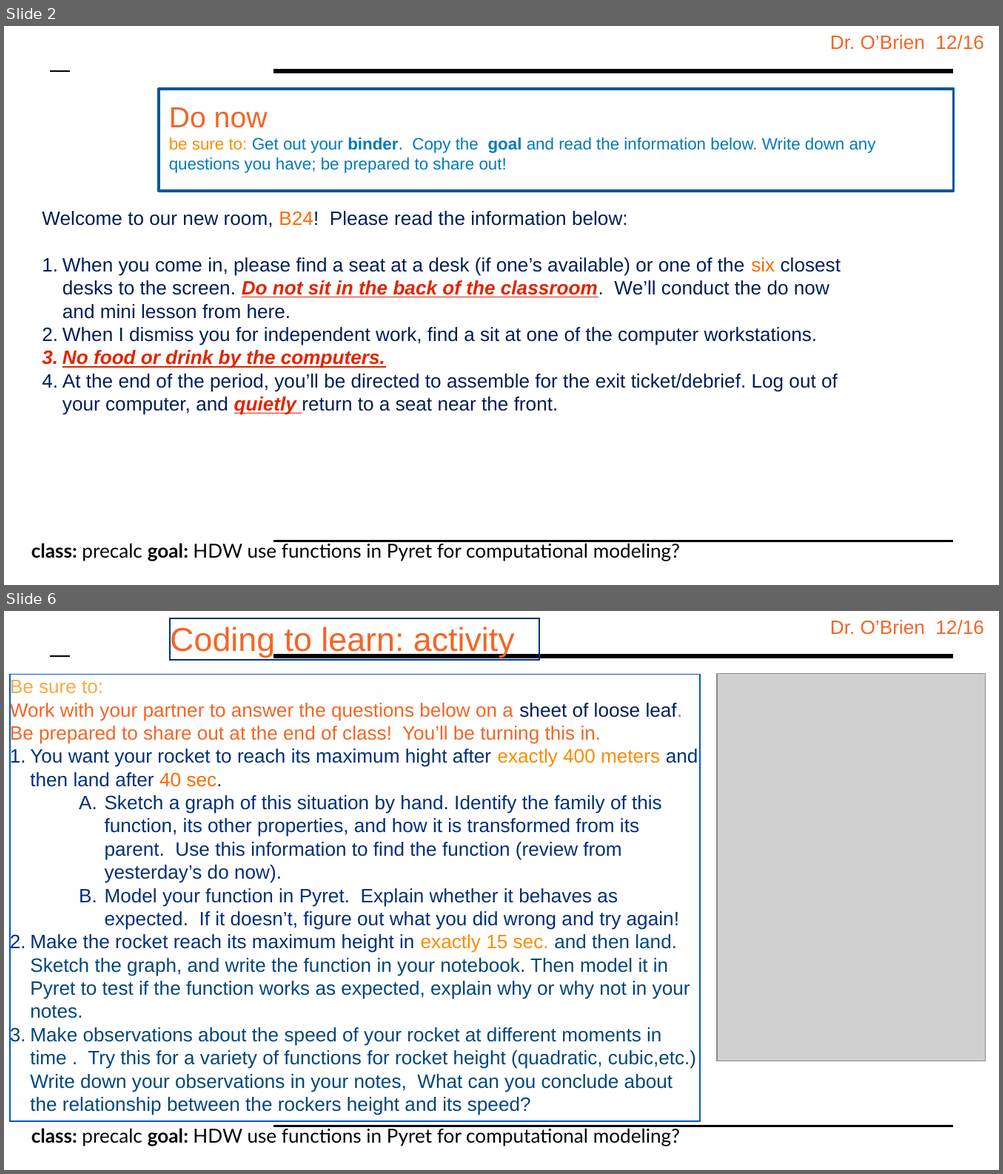
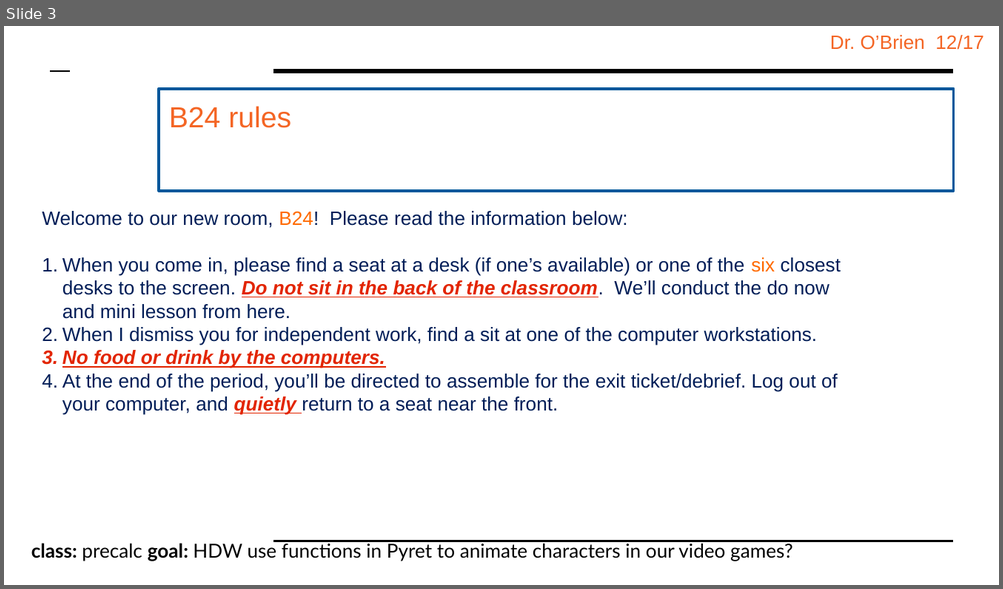
Before and after one commit to cobrien87/work, a slide deck: print/Precal_13_4.pptx. Shown one above the other, each under a label of ours: slides 2 and 6 before the commit, slide 3 after it; the slides between them are not shown. The pictures are 1003x1174 and 1003x589 pixels, drawn with LibreOffice and Linux fonts; fonts in the diff are those of the drawing; grey boxes stand for pictures; background and template pictures are left out. Boxes give left, top, right and bottom in pixels: in the first picture for what was removed or moved away, otherwise in the second. Text is boxed around its words. In the diff, an @@ line names an element or a change of style, - is before the commit and + after.

```diff
--- a/print/Precal_13_4.pptx
+++ b/print/Precal_13_4.pptx
@@ slide 6 removed at bbox=[4, 611, 999, 1170], background #FFFFFF; not listed: 5 template elements that a slide beside it also shows @@
@@ rectangle removed at bbox=[170, 618, 539, 660] @@
-Coding to learn: activity
@@ rectangle removed at bbox=[10, 675, 699, 1122] @@
-Be sure to:
-Work with your partner to answer the questions below on a sheet of loose leaf. Be prepared to share out at the end of class! You’ll be turning this in.
-1. You want your rocket to reach its maximum hight after exactly 400 meters and then land after 40 sec.
-  A. Sketch a graph of this situation by hand. Identify the family of this function, its other properties, and how it is transformed from its parent. Use this information to find the function (review from yesterday’s do now).
-  B. Model your function in Pyret. Explain whether it behaves as expected. If it doesn’t, figure out what you did wrong and try again!
-2. Make the rocket reach its maximum height in exactly 15 sec. and then land. Sketch the graph, and write the function in your notebook. Then model it in Pyret to test if the function works as expected, explain why or why not in your notes.
-3. Make observations about the speed of your rocket at different moments in time . Try this for a variety of functions for rocket height (quadratic, cubic,etc.) Write down your observations in your notes, What can you conclude about the relationship between the rockers height and its speed?
@@ picture removed at bbox=[716, 674, 984, 1062] @@
@@ what was slide 2 is now slide 3 @@
@@ slide 3 changed as well @@
@@ text at bbox=[830, 35, 983, 50]: text changed @@
-Dr. O’Brien 12/16
+Dr. O’Brien 12/17
@@ title at bbox=[169, 106, 291, 128]: text changed; size 12 to 21 pt; text colour #007ABA to #F46524 @@
-Do now
-be sure to: Get out your binder. Copy the goal and read the information below. Write down any questions you have; be prepared to share out!
+B24 rules
@@ text at bbox=[31, 542, 793, 562]: text changed @@
-class: precalc goal: HDW use functions in Pyret for computational modeling?
+class: precalc goal: HDW use functions in Pyret to animate characters in our video games?
```
Also in this commit, not shown: 2 other slides changed, 3 slides added, 4 other slides removed, 14 other files.
